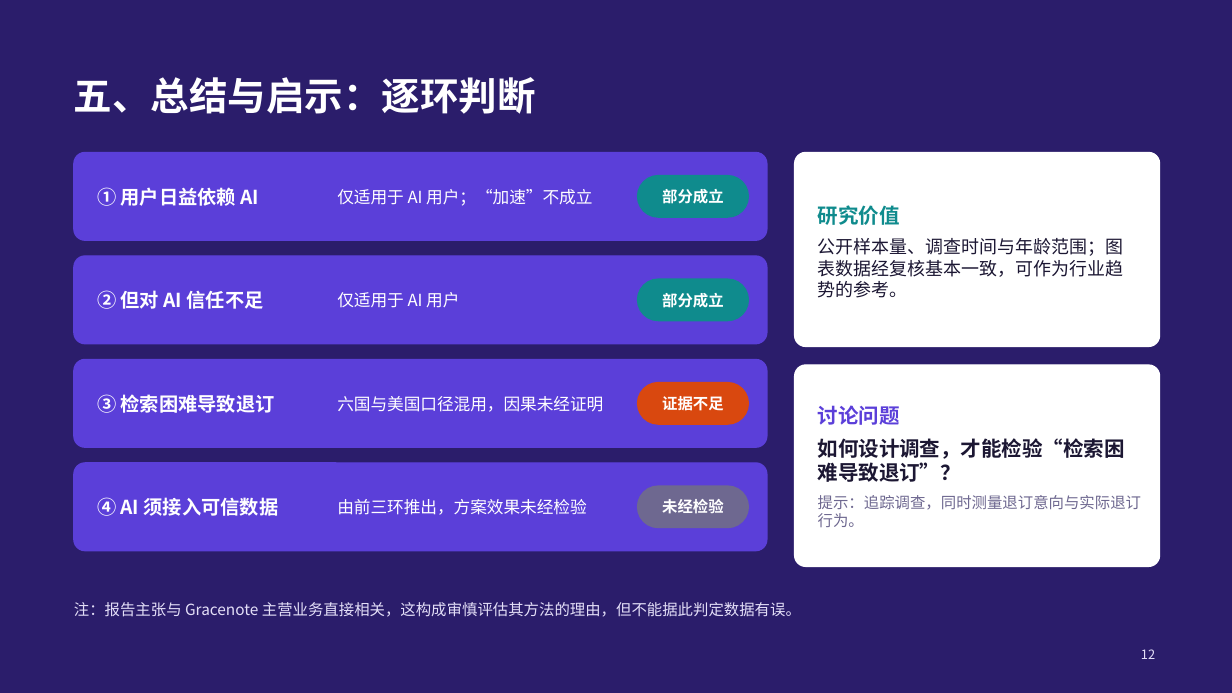
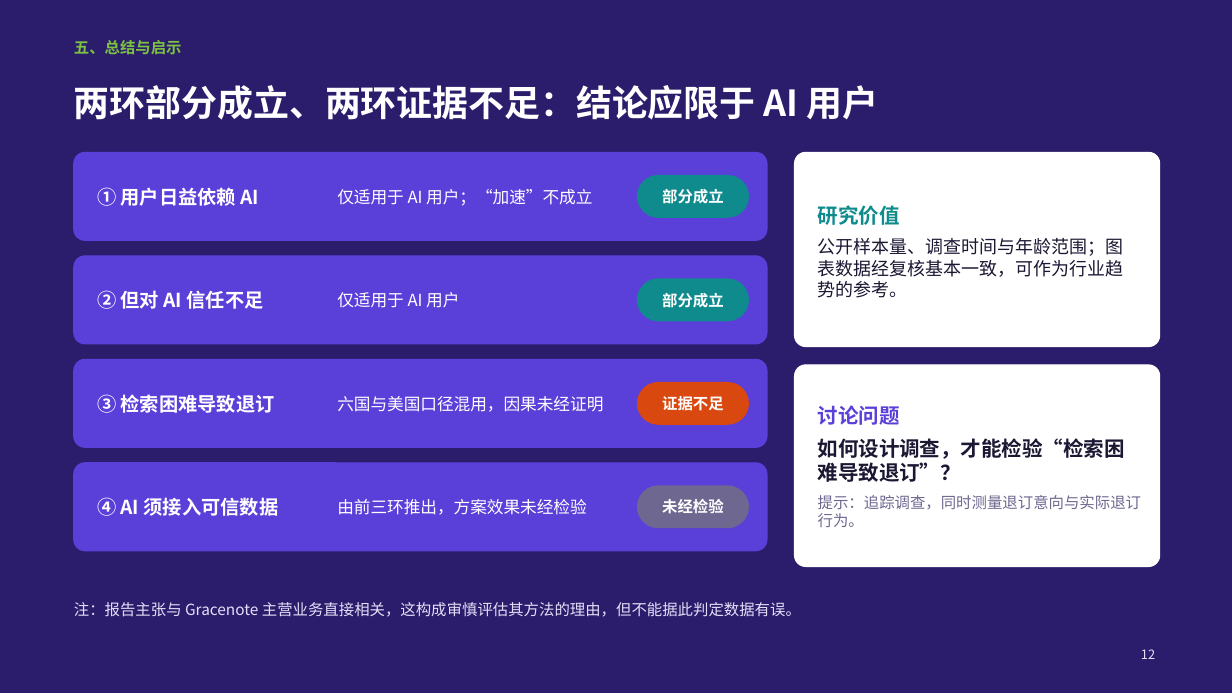
Before and after one commit to jayleo113/ppt, a slide deck: slide 12 of Gracenote报告解读_课堂汇报.pptx. Drawn at 1232x693 pixels with LibreOffice and Linux fonts; fonts in the diff are those of the drawing. Boxes give left, top, right and bottom in pixels: in the first picture for what was removed or moved away, otherwise in the second. Text is boxed around its words. In the diff, an @@ line names an element or a change of style, - is before the commit and + after.

```diff
--- a/Gracenote报告解读_课堂汇报.pptx
+++ b/Gracenote报告解读_课堂汇报.pptx
@@ text added at [74,40,182,55], 12 pt, text #7CC242, bold @@
+五、总结与启示
@@ title removed at [74,77,536,114] @@
-五、总结与启示：逐环判断
@@ title added at [74,85,879,120], 28 pt, text #FFFFFF, bold @@
+两环部分成立、两环证据不足：结论应限于 AI 用户
```
Also in this commit, not shown: 12 other slides changed, 5 other files.
